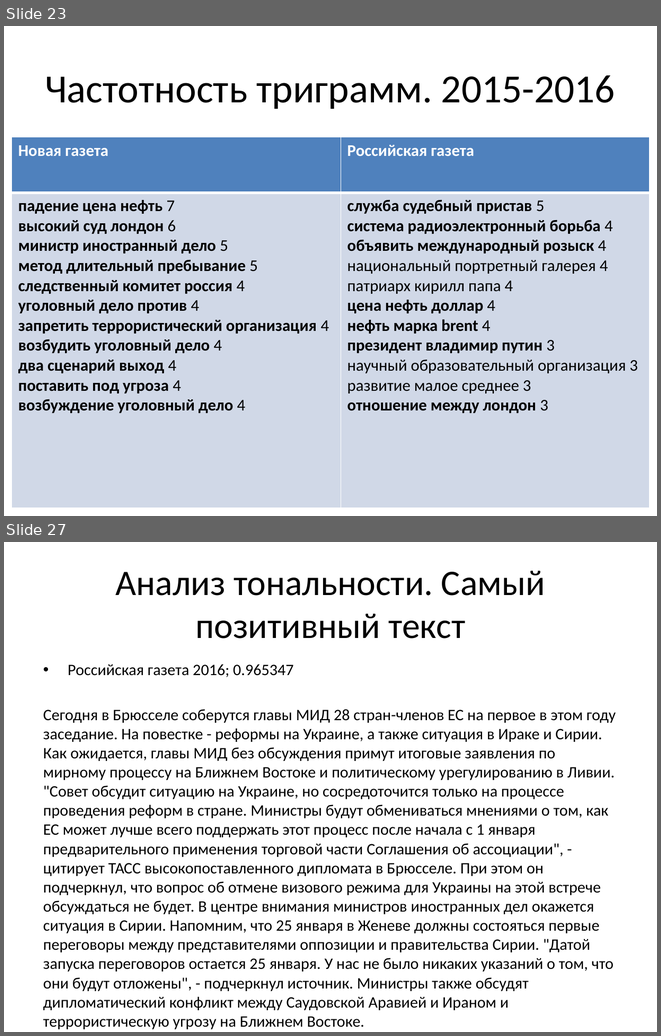
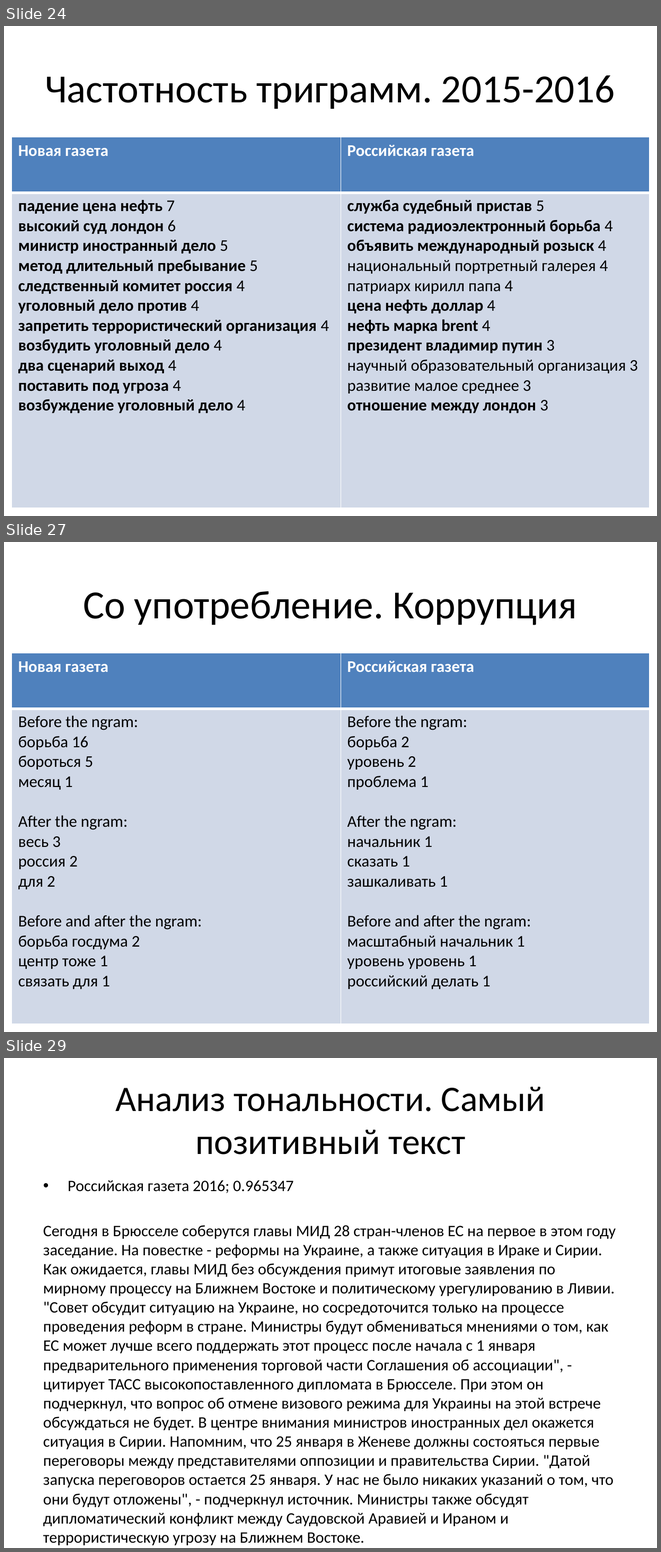
Before and after one commit to arassadin/hse_ling, a slide deck: ng_rg_presentation.pptx. Shown one above the other, each under a label of ours: slides 23 and 27 before the commit, slides 24, 27 and 29 after it; the slides between them are not shown. The pictures are 661x1036 and 661x1552 pixels, drawn with LibreOffice and Linux fonts; fonts in the diff are those of the drawing. Boxes give left, top, right and bottom in pixels: in the first picture for what was removed or moved away, otherwise in the second. Text is boxed around its words. In the diff, an @@ line names an element or a change of style, - is before the commit and + after.

```diff
--- a/ng_rg_presentation.pptx
+++ b/ng_rg_presentation.pptx
@@ slide 27 added at bbox=[4, 542, 657, 1032], background #FFFFFF @@
@@ title added at bbox=[83, 591, 577, 625], 44 pt, text #000000 @@
+Со употребление. Коррупция
@@ table added at bbox=[12, 653, 649, 1023], 2 rows, 2 columns @@
+Новая газета | Российская газета
+Before the ngram: / борьба 16 / бороться 5 / месяц 1 / After the ngram: / весь 3 / россия 2 / для 2 / Before and after the ngram: / борьба госдума 2 / центр тоже 1 / связать для 1 | Before the ngram: / борьба 2 / уровень 2 / проблема 1 / After the ngram: / начальник 1 / сказать 1 / зашкаливать 1 / Before and after the ngram: / масштабный начальник 1 / уровень уровень 1 / российский делать 1
@@ what was slide 23 is now slide 24 @@
@@ what was slide 27 is now slide 29 @@
```
Also in this commit, not shown: 5 slides changed, 4 other slides added, 2 slides removed.
